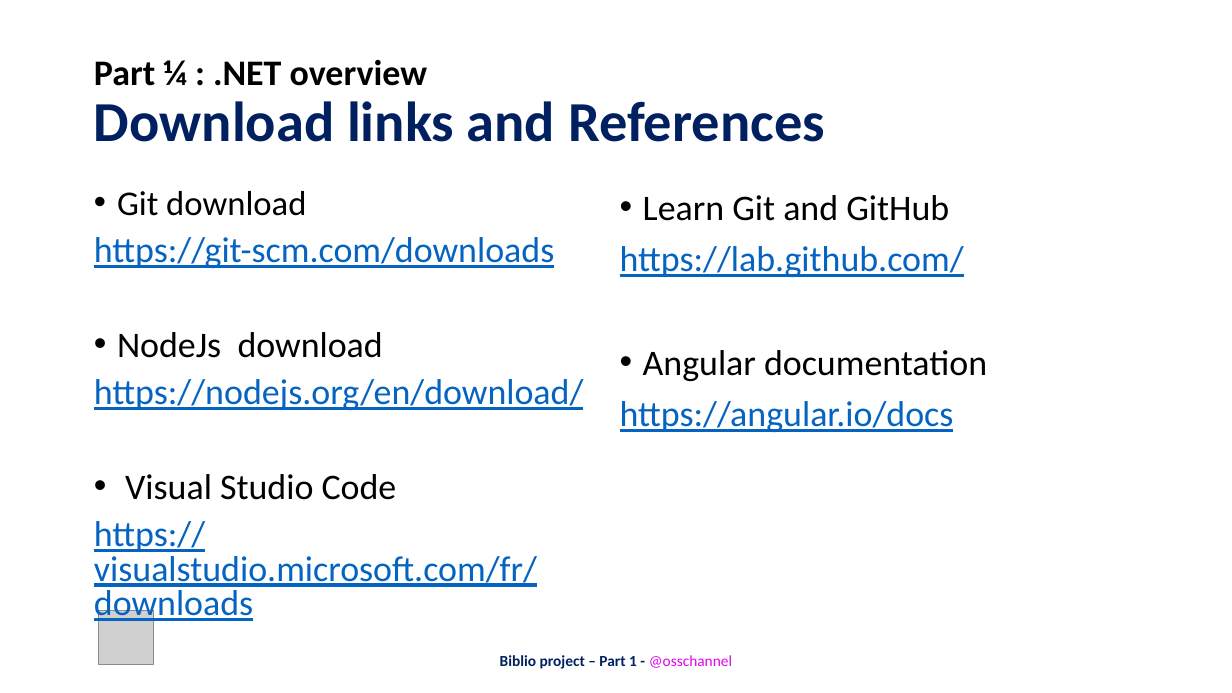
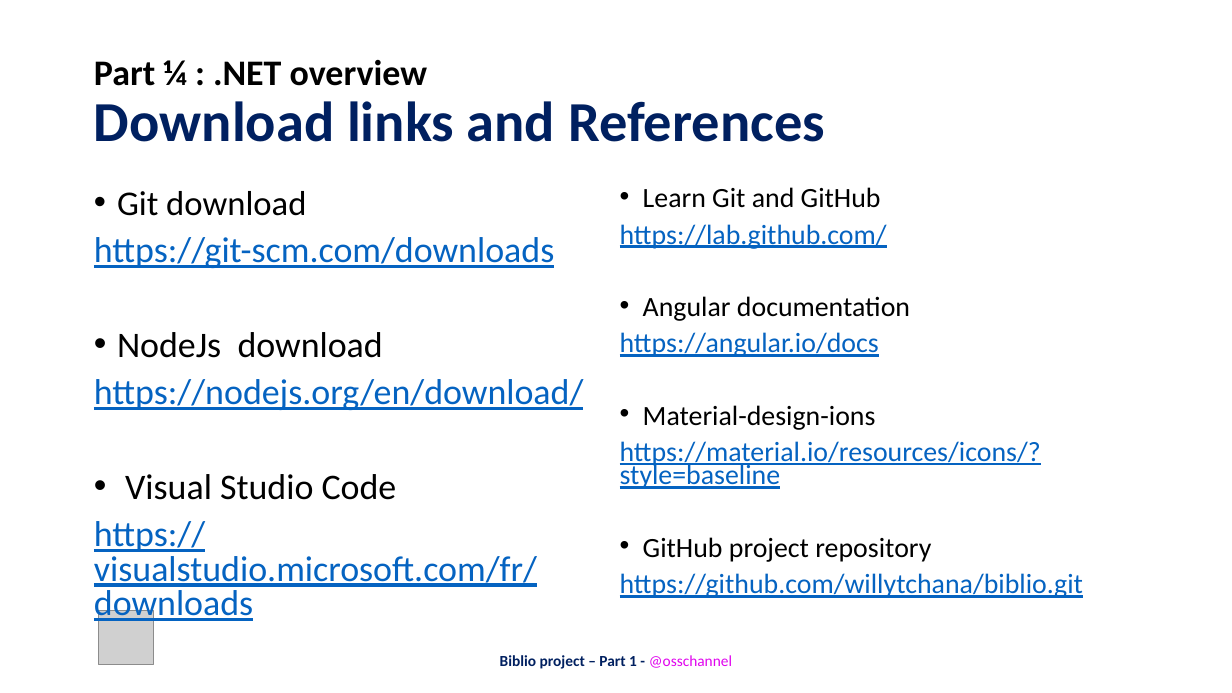
Before and after one commit to willytchana/biblio, a slide deck: slide 16 of docs/Angular-Part-1.pptx. Drawn at 1232x693 pixels with LibreOffice and Linux fonts; fonts in the diff are those of the drawing; grey boxes stand for pictures. Boxes give left, top, right and bottom in pixels: in the first picture for what was removed or moved away, otherwise in the second. Text is boxed around its words. In the diff, an @@ line names an element or a change of style, - is before the commit and + after.

Commit message:
edit app.component.html and docs

```diff
--- a/docs/Angular-Part-1.pptx
+++ b/docs/Angular-Part-1.pptx
@@ text at (x1=620, y1=187, x2=910, y2=357): size 28 to 21.7 pt in "Learn Git and GitHub", "https://lab.github.com/", "Angular documentation", "https://angular.io/docs"; line spacing 0.9 to 0.7 @@
@@ text at (x1=620, y1=405, x2=1083, y2=598): paragraphs added @@
+• Material-design-ions
+https://material.io/resources/icons/?style=baseline
+• GitHub project repository
+https://github.com/willytchana/biblio.git
```
Also in this commit, not shown: 1 other slide changed, 1 other file.
